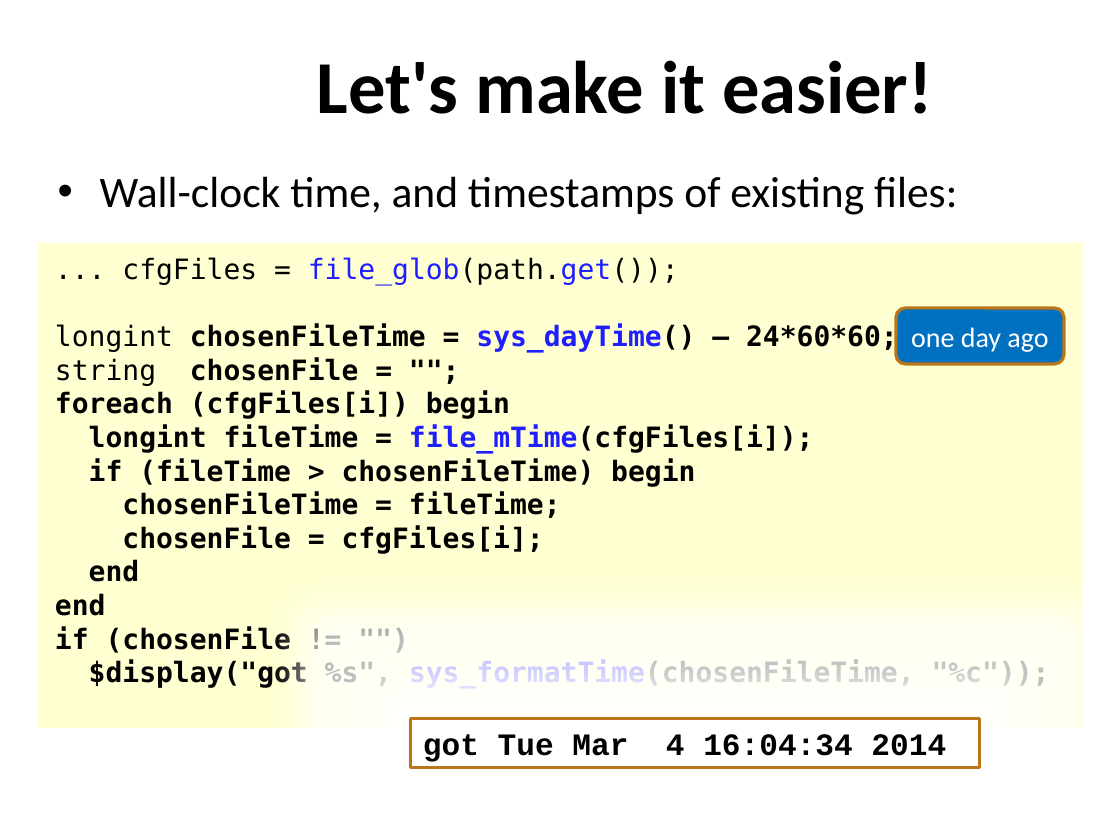
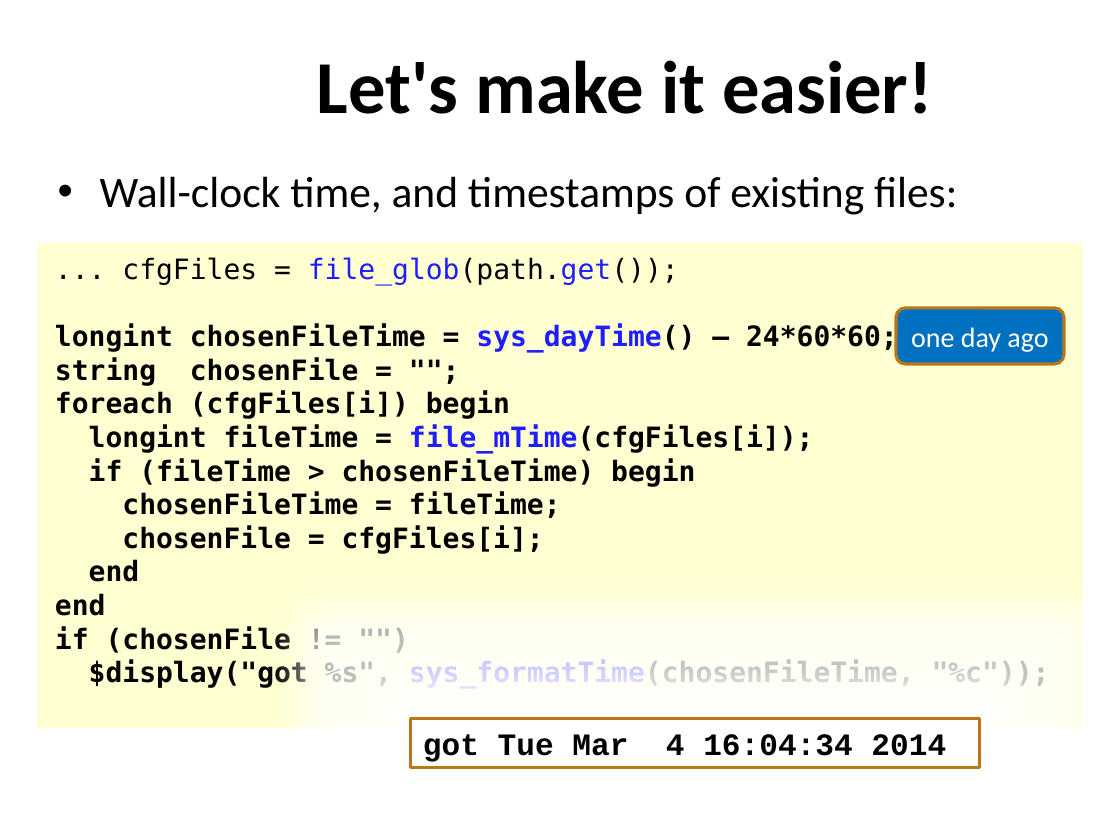
Before and after one commit to xiaoweish/svlib, a slide deck: slide 4 of svlib/doc/163-aq602-latest-draft.pptm. Drawn at 1120x840 pixels with LibreOffice and Linux fonts; fonts in the diff are those of the drawing; background and template pictures are left out. Boxes give left, top, right and bottom in pixels: in the first picture for what was removed or moved away, otherwise in the second. Text is boxed around its words. In the diff, an @@ line names an element or a change of style, - is before the commit and + after.

```diff
--- a/svlib/doc/163-aq602-latest-draft.pptm
+++ b/svlib/doc/163-aq602-latest-draft.pptm
@@ text in rectangle at bbox=[55, 324, 898, 386]: bold on in "longint", "string" @@
```
Also in this commit, not shown: 1 slide added, 3 other files.
